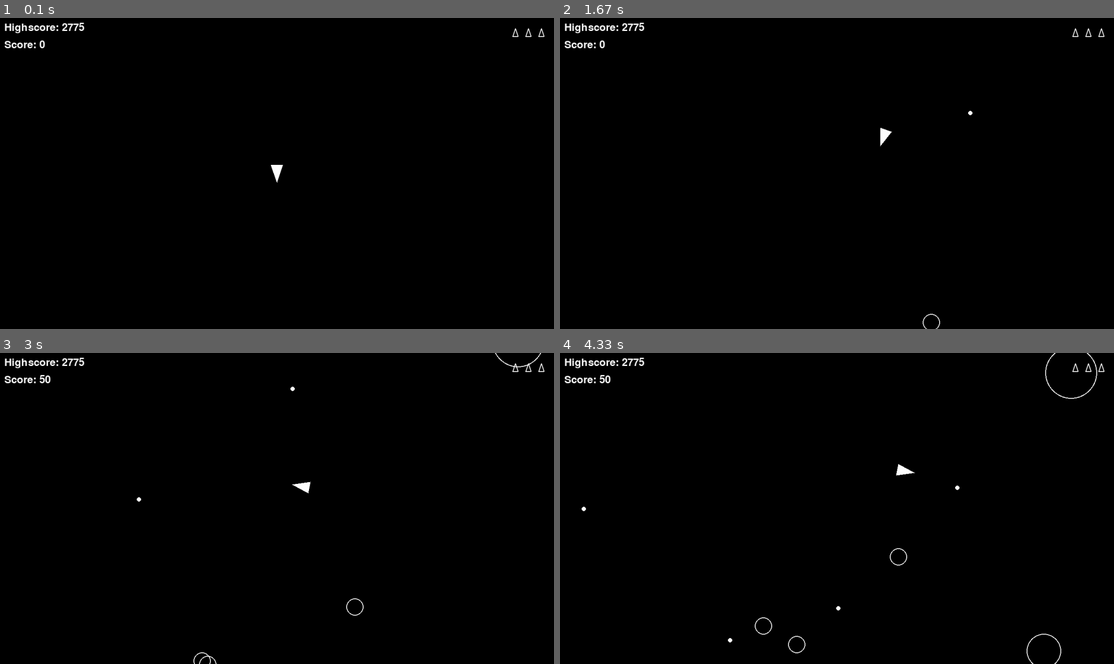
Above: before the commit, frames 1-4 (two rows, left to right).
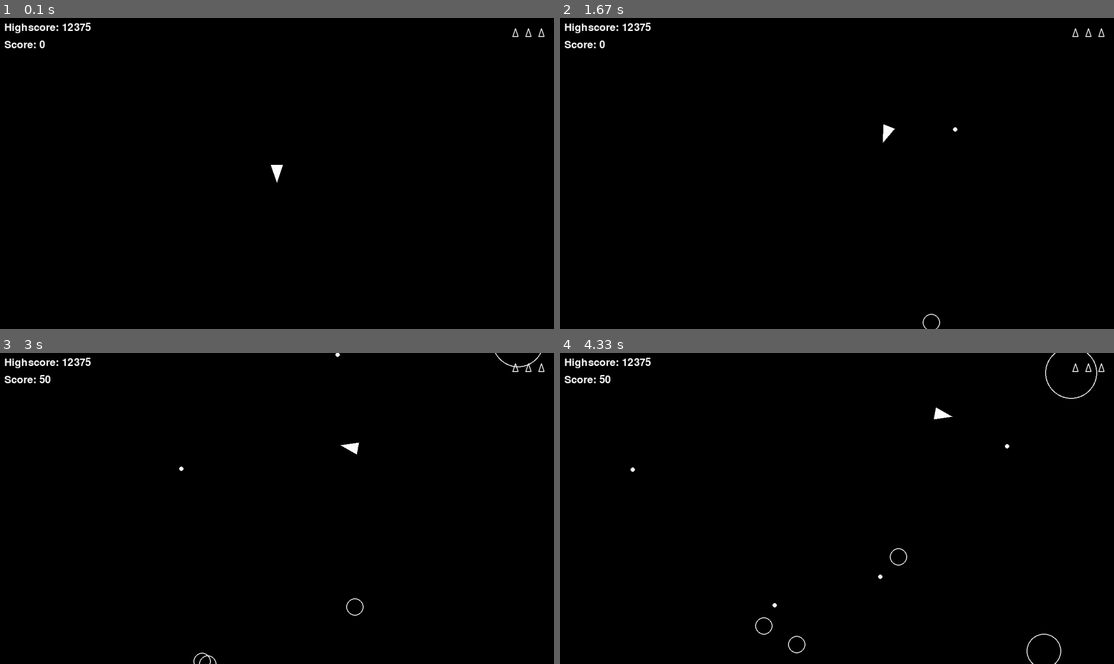
Above: after the commit, the same moments.

Repository: vinetailgames/pygames_asteroids
Game: pygame game, started from main.py
Two runs of this game, one before a commit and one after it. Both use one fixed random seed, a clock stepped at 60 frames per second and the inputs below.
Inputs:
- Up to frame 1 (0.1 s): no input
- Up to frame 2 (1.67 s): hold S 0.33-0.8 s; hold Right 0.33-0.8 s; hold W 0.83-1.3 s; hold Right 0.83-1.3 s; tap Space at 0.9, 1.2, 1.4 s; hold Right from 1.33 s (still down)
- Up to frame 3 (3 s): tap Space at 1.7, 1.9, 2.23, 2.53, 2.73 s; release Right at 1.8 s; hold Up 1.83-2.13 s; hold Right 2.17-2.63 s; hold Left from 2.67 s (still down)
- Up to frame 4 (4.33 s): tap Space at 3.03, 3.3, 3.63, 3.93, 4.07 s; release Left at 3.2 s; hold Down 3.23-3.53 s; hold Left 3.57-3.97 s; hold Up from 4 s (still down)

The runs differ from the first frame. In frame 1, less than 0.1% of the frame differs, in the area x 11-17%, y 1-5%; in frame 2, 0.2%; in frame 3, 0.3%; in frame 4, 0.4%, in the area x 3-82%, y 1-94%.

Commit message:
R: The ship can accelerate now instead of stopping instantly

Diff:
--- a/constants.py
+++ b/constants.py
@@ -18,3 +18,6 @@
 PLAYER_MAX_LIVES = 4
 LIFE_ICON_SIZE = 12
 LIFE_ICON_SPACING = 30
+PLAYER_ACCELERATION = 300
+PLAYER_MAX_SPEED = 400
+PLAYER_FRICTION = 0.4
--- /dev/null
+++ b/gameover.py
@@ -0,0 +1,53 @@
+import pygame
+from constants import SCREEN_WIDTH, SCREEN_HEIGHT
+from sounds import play_background_music
+
+
+class GameOver:
+    def __init__(self):
+        self.title_font = pygame.font.Font(None, 74)
+        self.option_font = pygame.font.Font(None, 36)
+
+    def draw(self, screen):
+        # Render the "Game Over" title
+        title_surf = self.title_font.render("Game Over", True, (255, 0, 0))
+        title_rect = title_surf.get_rect(center=(SCREEN_WIDTH // 2, SCREEN_HEIGHT // 2 - 50))
+        screen.blit(title_surf, title_rect)
+
+        # Render the instructions: Restart or Quit
+        options_surf = self.option_font.render("Press [R] to Restart   |   Press [Q] to Quit", True, (255, 255, 255))
+        options_rect = options_surf.get_rect(center=(SCREEN_WIDTH // 2, SCREEN_HEIGHT // 2 + 30))
+        screen.blit(options_surf, options_rect)
+
+    def handle_input(self):
+        """
+        Polls events while on the game over screen.
+        Returns:
+            "restart" if R is pressed
+            "quit" if Q, ESC, or window close is triggered
+            None if still waiting
+        """
+        for event in pygame.event.get():
+            if event.type == pygame.QUIT:
+                return "quit"
+            if event.type == pygame.KEYDOWN:
+                if event.key == pygame.K_r:
+                    return "restart"
+                elif event.key == pygame.K_q or event.key == pygame.K_ESCAPE:
+                    return "quit"
+        return None
+
+    def restart(self, player, score, lives, asteroids, shots):
+        for a in asteroids:
+            a.kill()
+        for s in shots:
+            s.kill()
+
+        score.reset()
+        if hasattr(lives, "reset"):
+            lives.reset()
+
+        player.respawn(SCREEN_WIDTH // 2, SCREEN_HEIGHT // 2)
+
+        pygame.mixer.music.stop()
+        play_background_music()
--- a/highscore.txt
+++ b/highscore.txt
@@ -1 +1 @@
-2775
+12375
--- a/lives.py
+++ b/lives.py
@@ -16,6 +16,9 @@
     def is_game_over(self):
         return self.lives <= 0
 
+    def reset(self):
+        self.lives = PLAYER_MAX_LIVES
+
     def draw(self, screen):
         start_x = SCREEN_WIDTH - 30
         start_y = 30
--- a/main.py
+++ b/main.py
@@ -10,6 +10,7 @@
 from sounds import play_background_music, explosion_sound
 from score import Score
 from lives import Lives
+from gameover import GameOver
 
 def main():
     print(f"Starting Asteroids with pygame version: {pygame.version.ver}")
@@ -39,8 +40,21 @@
 
     score = Score()
     lives = Lives()
+    game_over_screen = GameOver()
+    is_game_over = False
 
     while True:
+        if is_game_over:
+            action = game_over_screen.handle_input()
+            if action == "quit":
+                return
+            elif action == "restart":
+                game_over_screen.restart(player, score, lives, asteroids, shots)
+                is_game_over = False
+            game_over_screen.draw(screen)
+            pygame.display.flip()
+            clock.tick(60)
+            continue
         log_state()
         for event in pygame.event.get():
             if event.type == pygame.QUIT:
@@ -69,9 +83,9 @@
                 lives.lose_life()
 
                 if lives.is_game_over():
-                    print("Game over!")
-                    score.reset()
-                    sys.exit()
+                    log_event("game_over")
+                    is_game_over = True
+                    break
 
                 for a in asteroids:
                     a.kill()
--- a/player.py
+++ b/player.py
@@ -6,6 +6,9 @@
 from constants import PLAYER_SPEED
 from constants import PLAYER_SHOOT_SPEED
 from constants import PLAYER_SHOOT_COOLDOWN_SECONDS
+from constants import PLAYER_ACCELERATION
+from constants import PLAYER_MAX_SPEED
+from constants import PLAYER_FRICTION
 from shot import Shot
 from sounds import shoot_sound
 
@@ -14,6 +17,7 @@
         super().__init__(x, y, PLAYER_RADIUS)
         self.rotation = 0
         self.shot_cooldown_timer = 0
+        self.velocity = pygame.Vector2(0, 0)
 
     def triangle(self) -> list[pygame.Vector2]:
         forward = pygame.Vector2(0, 1).rotate(self.rotation)
@@ -29,11 +33,19 @@
     def rotate(self, dt):
         self.rotation += PLAYER_TURN_SPEED * dt
 
-    def move(self, dt):
+    def accelerate(self, dt):
         unit_vector = pygame.Vector2(0, 1)
         rotated_vector = unit_vector.rotate(self.rotation)
-        rotated_with_speed_vector = rotated_vector * PLAYER_SPEED * dt
-        self.position += rotated_with_speed_vector
+        self.velocity += rotated_vector * PLAYER_ACCELERATION * dt
+        if self.velocity.length() > PLAYER_MAX_SPEED:
+            self.velocity.scale_to_length(PLAYER_MAX_SPEED)
+
+    def reverse(self, dt):
+        unit_vector = pygame.Vector2(0, 1)
+        rotated_vector = unit_vector.rotate(self.rotation)
+        self.velocity -= rotated_vector * PLAYER_ACCELERATION * dt
+        if self.velocity.length() > PLAYER_MAX_SPEED:
+            self.velocity.scale_to_length(PLAYER_MAX_SPEED)
 
     def shoot(self) -> pygame.Vector2:
         shot = Shot(self.position.x, self.position.y, 0)
@@ -41,6 +53,7 @@
 
     def respawn(self, x, y):
         self.position = pygame.Vector2(x, y)
+        self.velocity = pygame.Vector2(0, 0)
         self.rotation = 0
         self.shot_cooldown_timer = 0
 
@@ -52,9 +65,9 @@
         if keys[pygame.K_RIGHT] or keys[pygame.K_d]:
             self.rotate(dt)
         if keys[pygame.K_UP] or keys[pygame.K_w]:
-            self.move(dt)
+            self.accelerate(dt)
         if keys[pygame.K_DOWN] or keys[pygame.K_s]:
-            self.move(-dt)
+            self.reverse(dt)
         if keys[pygame.K_SPACE]:
             if self.shot_cooldown_timer > 0:
                 pass
@@ -62,3 +75,6 @@
                 shoot_sound.play()
                 self.shot_cooldown_timer = PLAYER_SHOOT_COOLDOWN_SECONDS
                 self.shoot()
+        self.position += self.velocity * dt
+        decay = max(0, 1 - PLAYER_FRICTION * dt)
+        self.velocity *= decay
